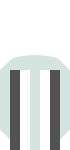
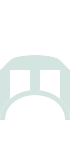
Layered file, before and after one edit (70x150). Changes by layer:
added layer "Layer #3" above "Layer #2" over [0, 90, 70, 120]
painted on "Layer #1" over [0, 90, 70, 150]
hid "Layer" over [10, 70, 60, 150]
